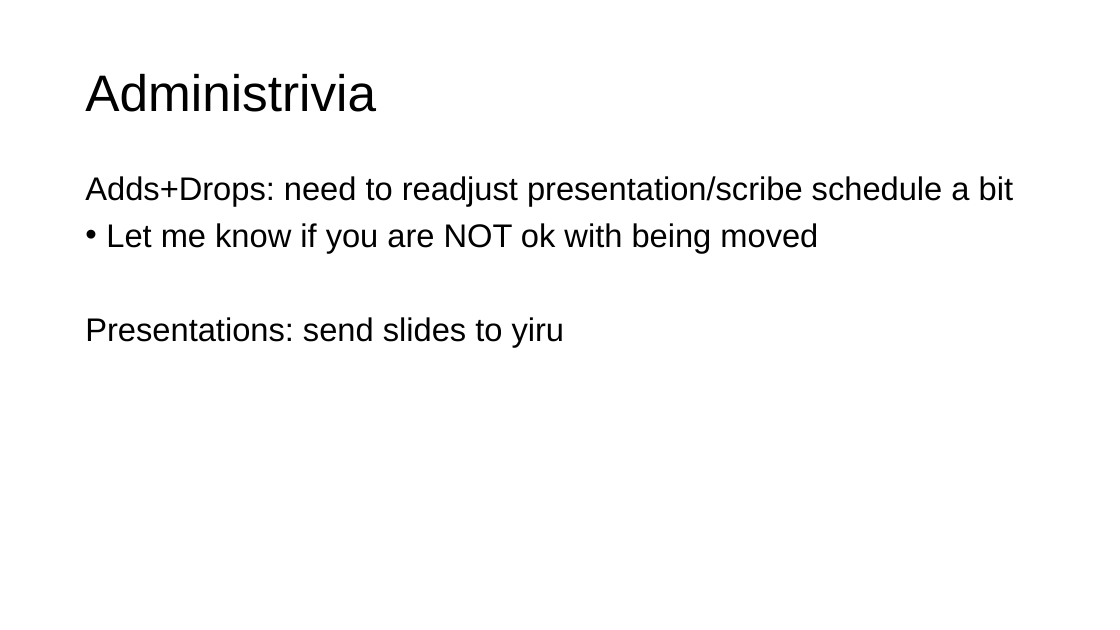
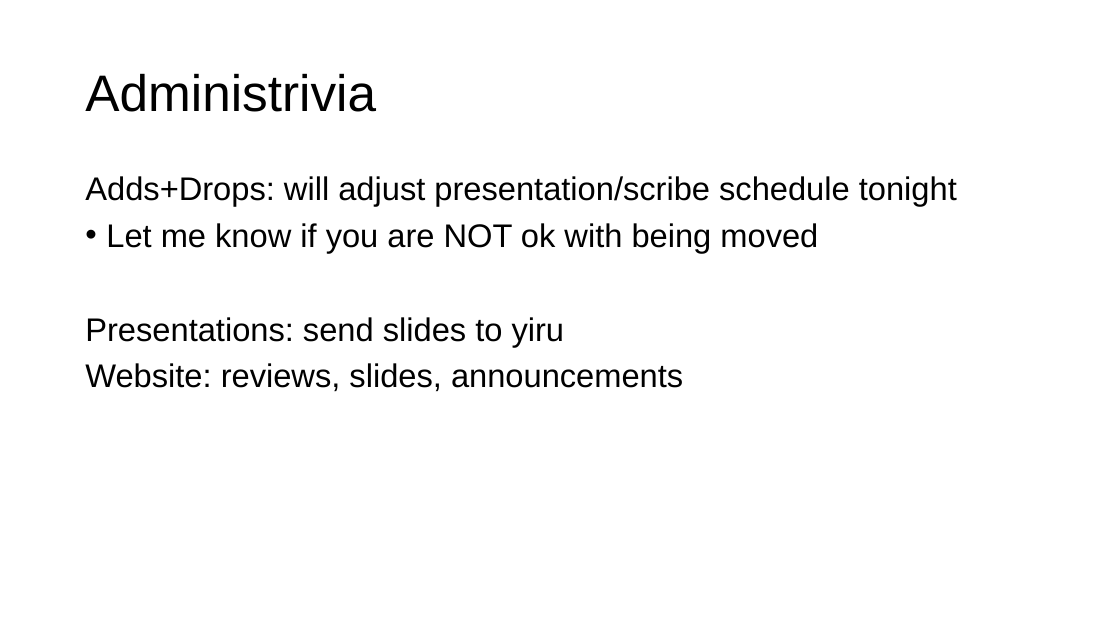
Before and after one commit to columbiaviz/columbiaviz.github.io, a slide deck: slide 2 of 2020s_w6998/lecs/04_rec.pptx. Drawn at 1120x630 pixels with LibreOffice and Linux fonts; fonts in the diff are those of the drawing. Boxes give left, top, right and bottom in pixels: in the first picture for what was removed or moved away, otherwise in the second. Text is boxed around its words. In the diff, an @@ line names an element or a change of style, - is before the commit and + after.

```diff
--- a/2020s_w6998/lecs/04_rec.pptx
+++ b/2020s_w6998/lecs/04_rec.pptx
@@ text at [85,176,957,206]: text changed @@
-Adds+Drops: need to readjust presentation/scribe schedule a bit
+Adds+Drops: will adjust presentation/scribe schedule tonight
@@ text at [85,363,683,392]: paragraph added @@
+Website: reviews, slides, announcements
```
Also in this commit, not shown: 1 other slide changed, 2 slides added, 2 other files.
